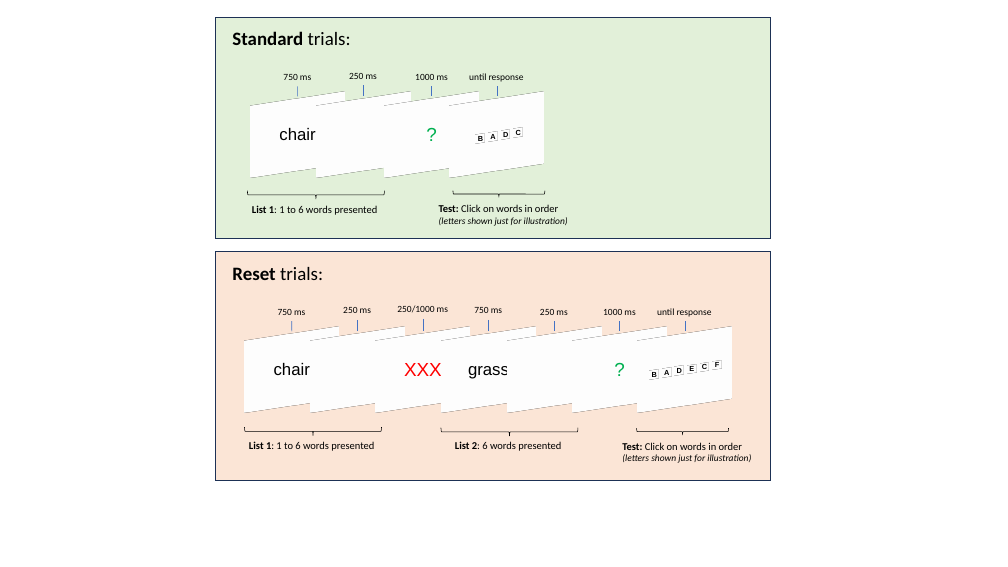
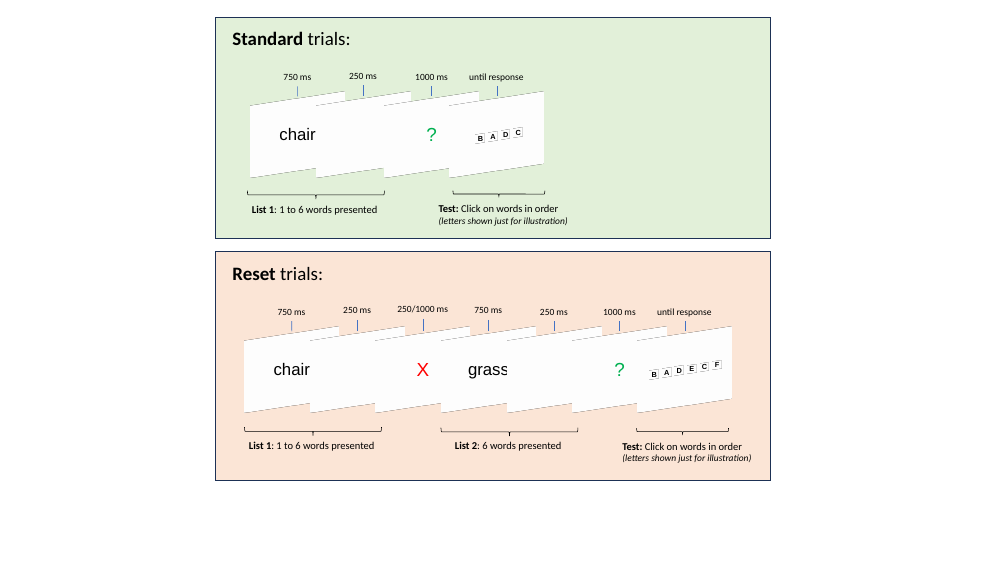
Before and after one commit to venpopov/primacy-reset, a slide deck: slide 1 of figures/Exp1_procedure.pptx. Drawn at 1008x567 pixels with LibreOffice and Linux fonts; fonts in the diff are those of the drawing; background and template pictures are left out. Boxes give left, top, right and bottom in pixels: in the first picture for what was removed or moved away, otherwise in the second. Text is boxed around its words. In the diff, an @@ line names an element or a change of style, - is before the commit and + after.

```diff
--- a/figures/Exp1_procedure.pptx
+++ b/figures/Exp1_procedure.pptx
@@ text in rectangle at <box>417,363,430,376</box>: text changed @@
-XXX
+X
```
Also in this commit, not shown: 1 other slide changed, 2 other files.
